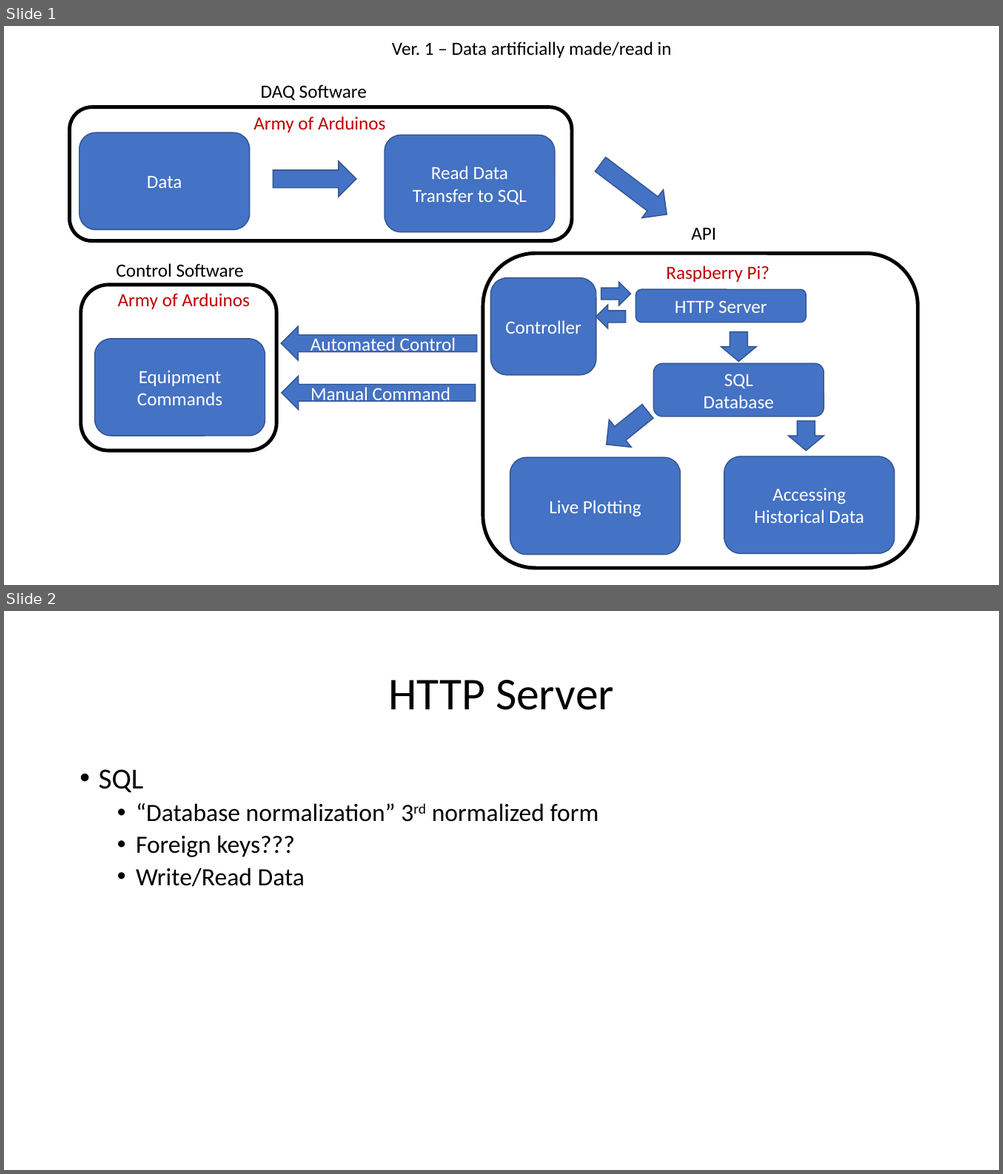
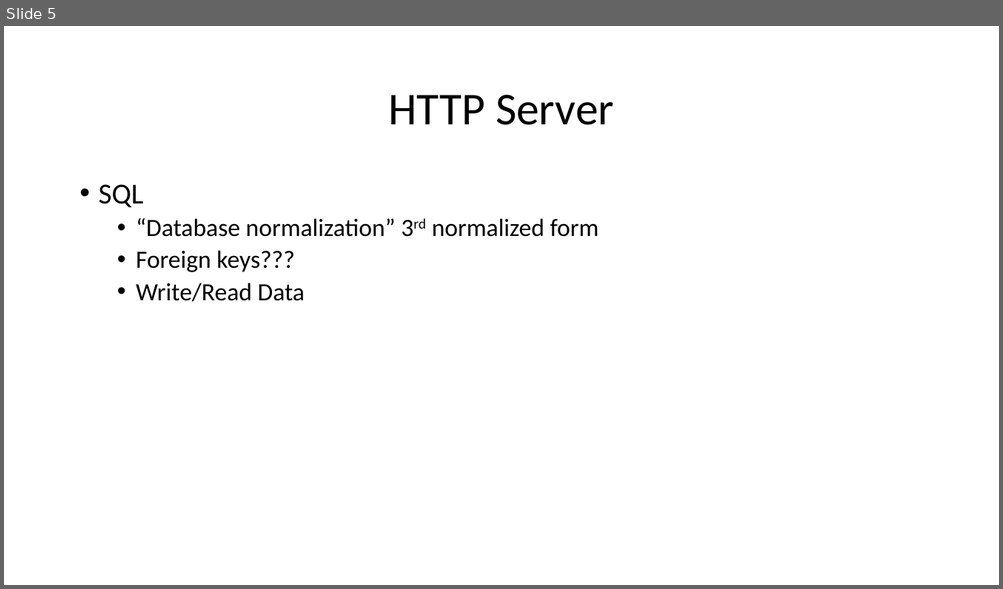
Before and after one commit to snowguy37/AUTOmato, a slide deck: Outline.pptx. Shown one above the other, each under a label of ours: slides 1 and 2 before the commit, slide 5 after it. The pictures are 1003x1174 and 1003x589 pixels, drawn with LibreOffice and Linux fonts; fonts in the diff are those of the drawing. Boxes give left, top, right and bottom in pixels: in the first picture for what was removed or moved away, otherwise in the second. Text is boxed around its words. In the diff, an @@ line names an element or a change of style, - is before the commit and + after.

```diff
--- a/Outline.pptx
+++ b/Outline.pptx
@@ slide 1 removed at (4,26,999,585), background #FFFFFF @@
@@ text removed at (392,42,671,58) @@
-Ver. 1 – Data artificially made/read in
@@ text removed at (261,84,367,101) @@
-DAQ Software
@@ rounded rectangle removed at (70,107,572,241) @@
@@ rounded rectangle removed at (79,133,250,230) @@
-Data
@@ text removed at (253,116,386,133) @@
-Army of Arduinos
@@ rounded rectangle removed at (384,135,555,232) @@
-Read Data
-Transfer to SQL
@@ right arrow removed at (589,150,678,229) @@
@@ right arrow removed at (273,161,356,197) @@
@@ text removed at (691,227,716,240) @@
-API
@@ text removed at (116,264,244,277) @@
-Control Software
@@ rounded rectangle removed at (483,254,918,568) @@
@@ text removed at (666,266,769,282) @@
-Raspberry Pi?
@@ rounded rectangle removed at (81,285,276,451) @@
@@ rounded rectangle removed at (490,278,596,375) @@
-Controller
@@ right arrow removed at (601,282,631,306) @@
@@ rounded rectangle removed at (636,289,806,322) @@
-HTTP Server
@@ text removed at (118,293,250,309) @@
-Army of Arduinos
@@ right arrow removed at (596,305,626,329) @@
@@ right arrow removed at (281,326,476,360) @@
-Automated Control
@@ right arrow removed at (721,332,757,362) @@
@@ rounded rectangle removed at (95,338,265,436) @@
-Equipment Commands
@@ right arrow removed at (282,376,475,409) @@
-Manual Command
@@ rounded rectangle removed at (653,364,823,417) @@
-SQL
-Database
@@ right arrow removed at (595,397,658,459) @@
@@ right arrow removed at (788,421,824,452) @@
@@ rounded rectangle removed at (510,458,680,555) @@
-Live Plotting
@@ rounded rectangle removed at (724,457,894,554) @@
-Accessing Historical Data
@@ what was slide 2 is now slide 5 @@
```
Also in this commit, not shown: 6 slides added, 1 other slide removed, 3 other files.
